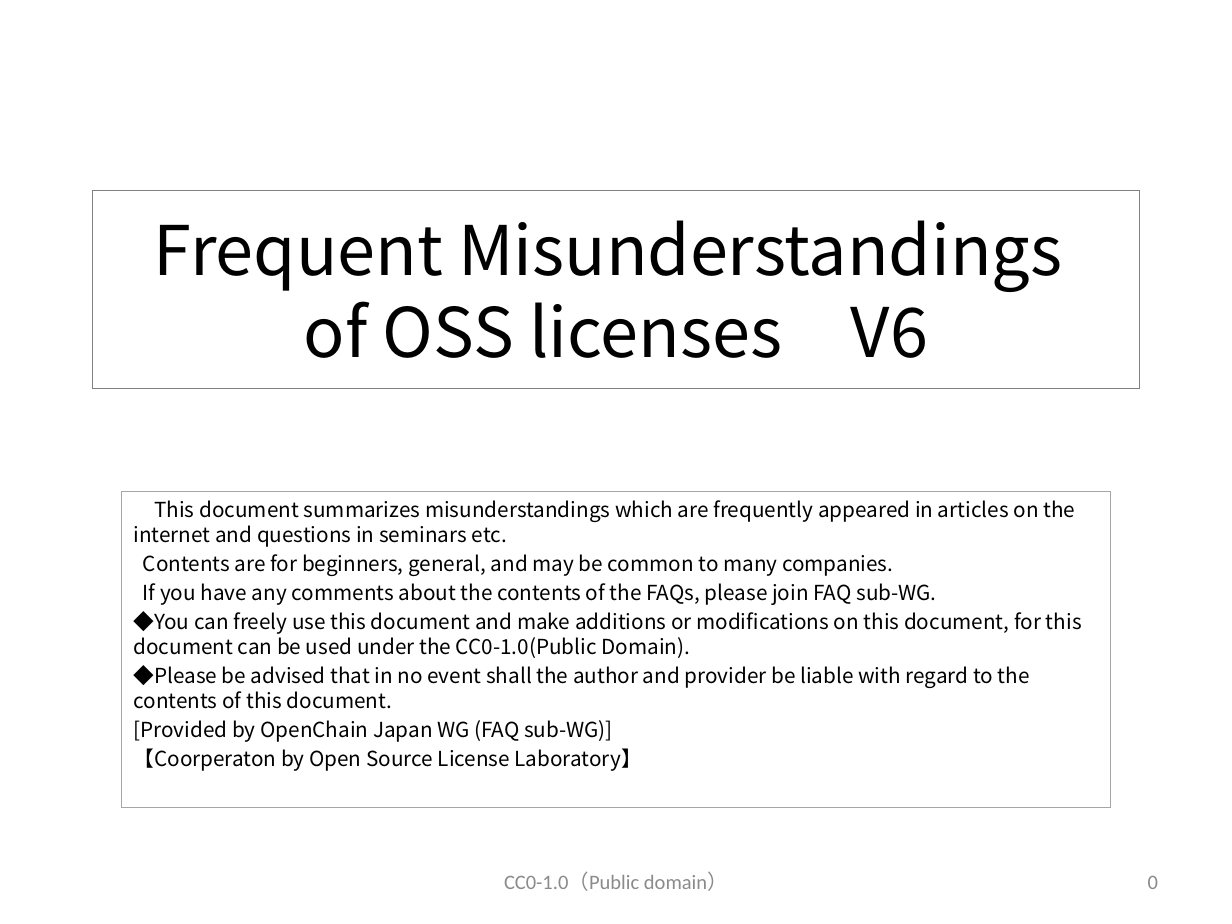
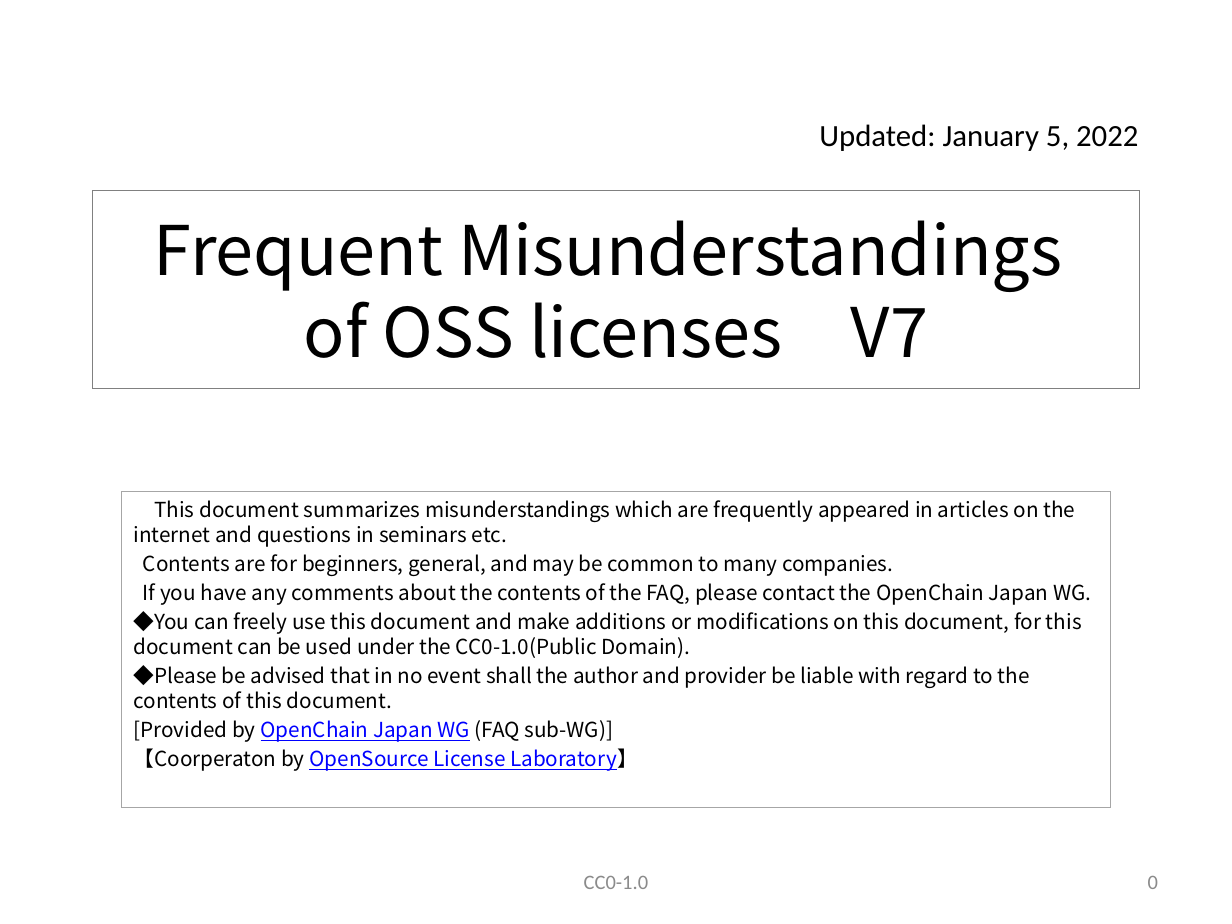
Before and after one commit to OpenChain-Project/OpenChain-JWG, a slide deck: slide 1 of Education_Material/FAQ/Misunderstandings_of_OSS_licenses_CC0.pptx. Drawn at 1232x924 pixels with LibreOffice and Linux fonts; fonts in the diff are those of the drawing. Boxes give left, top, right and bottom in pixels: in the first picture for what was removed or moved away, otherwise in the second. Text is boxed around its words. In the diff, an @@ line names an element or a change of style, - is before the commit and + after.

Commit message:
Frequent Misunderstandings of OSS licenses V7

```diff
--- a/Education_Material/FAQ/Misunderstandings_of_OSS_licenses_CC0.pptx
+++ b/Education_Material/FAQ/Misunderstandings_of_OSS_licenses_CC0.pptx
@@ text added at [819,124,1138,151], 18 pt, text #000000 @@
+Updated: January 5, 2022
@@ title at [154,220,1062,358]: text changed @@
-Frequent Misunderstandings
-of OSS licenses V6
+Frequent Misunderstandings
+of OSS licenses V7
@@ subtitle at [143,583,1091,605]: text changed @@
-If you have any comments about the contents of the FAQs, please join FAQ sub-WG.
+If you have any comments about the contents of the FAQ, please contact the OpenChain Japan WG.
@@ subtitle at [134,748,638,771]: text changed; text colour #000000 to #0000FF @@
-【Coorperaton by Open Source License Laboratory】
+【Coorperaton by OpenSource License Laboratory】
@@ subtitle at [134,720,613,742]: text colour #000000 to #0000FF, underline on in "OpenChain Japan WG" @@
@@ text at [584,876,648,889]: text changed @@
-CC0-1.0（Public domain）
+CC0-1.0
```
Also in this commit, not shown: 51 other slides changed, 5 slides added.
